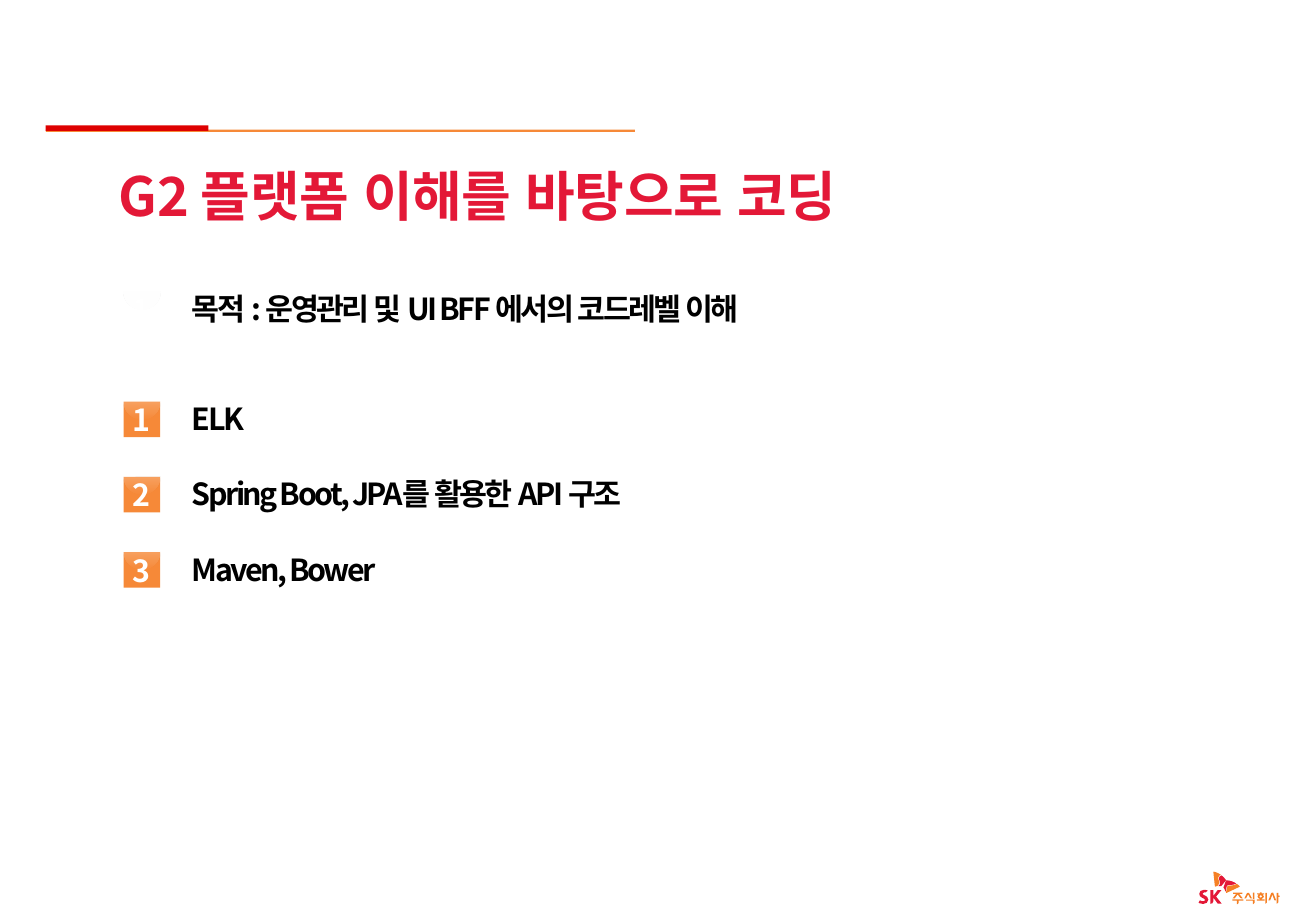
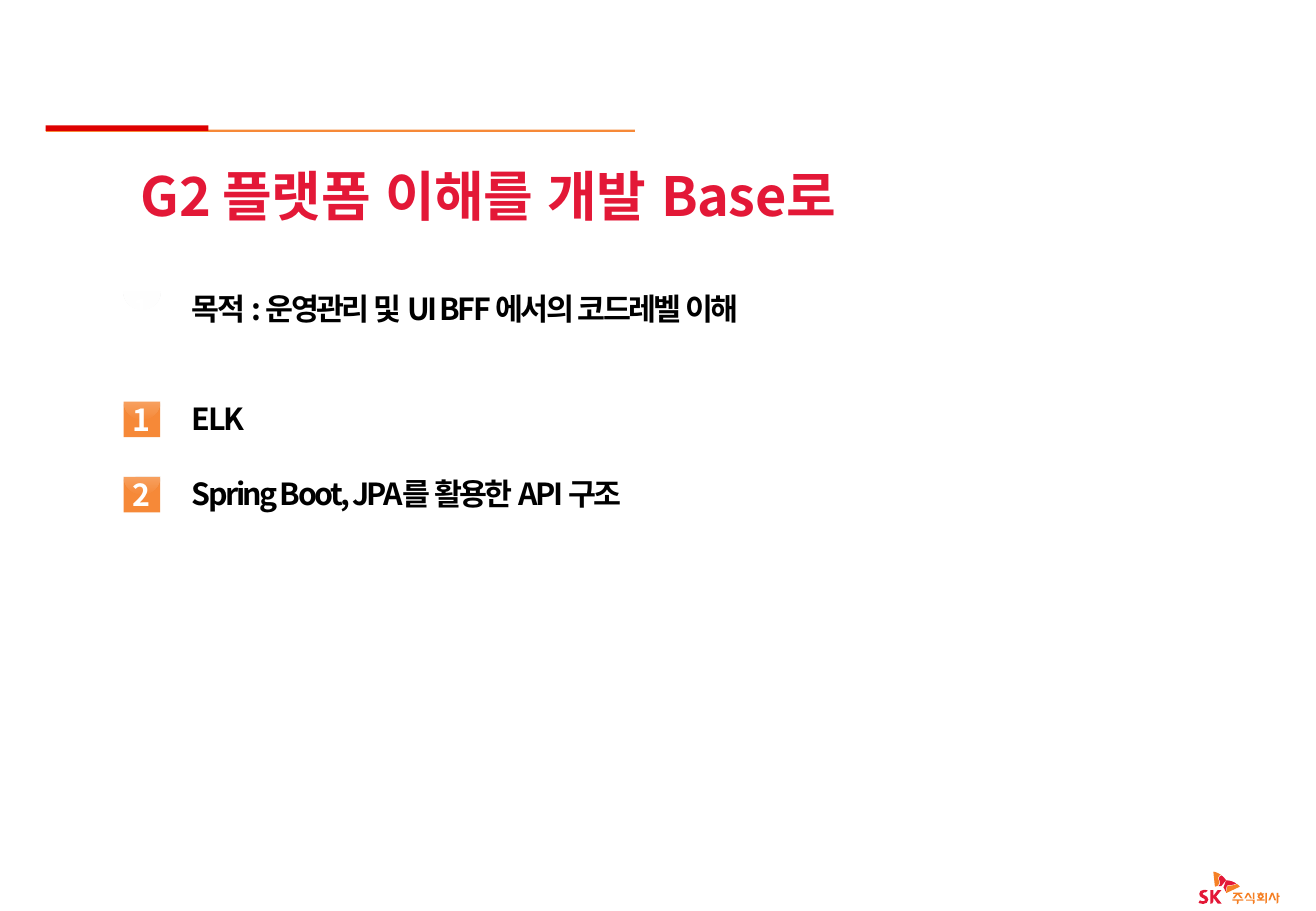
Before and after one commit to okayhan89/tetstet, a slide deck: slide 6 of G2에서.pptx. Drawn at 1316x911 pixels with LibreOffice and Linux fonts; fonts in the diff are those of the drawing; background and template pictures are left out. Boxes give left, top, right and bottom in pixels: in the first picture for what was removed or moved away, otherwise in the second. Text is boxed around its words. In the diff, an @@ line names an element or a change of style, - is before the commit and + after.

Commit message:
111

```diff
--- a/G2에서.pptx
+++ b/G2에서.pptx
@@ text at (x1=141, y1=170, x2=836, y2=221): text changed @@
-G2 플랫폼 이해를 바탕으로 코딩
+G2 플랫폼 이해를 개발 Base로
@@ group removed at (x1=124, y1=535, x2=375, y2=590): 2 texts, 1 rectangle, 1 pie slice (boxed as its full ellipse) @@
-Maven, Bower
-3
```
Also in this commit, not shown: 1 other slide changed, 7 slides added, 2 slides removed.
